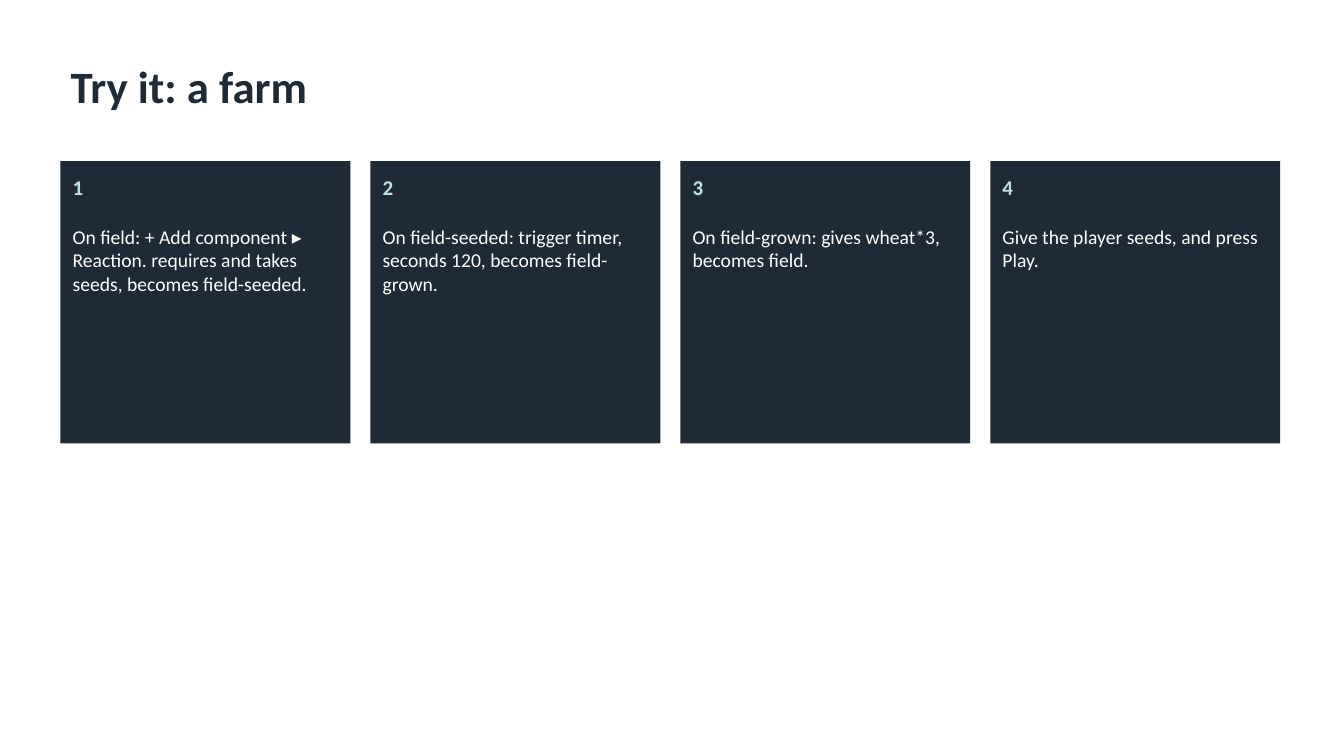
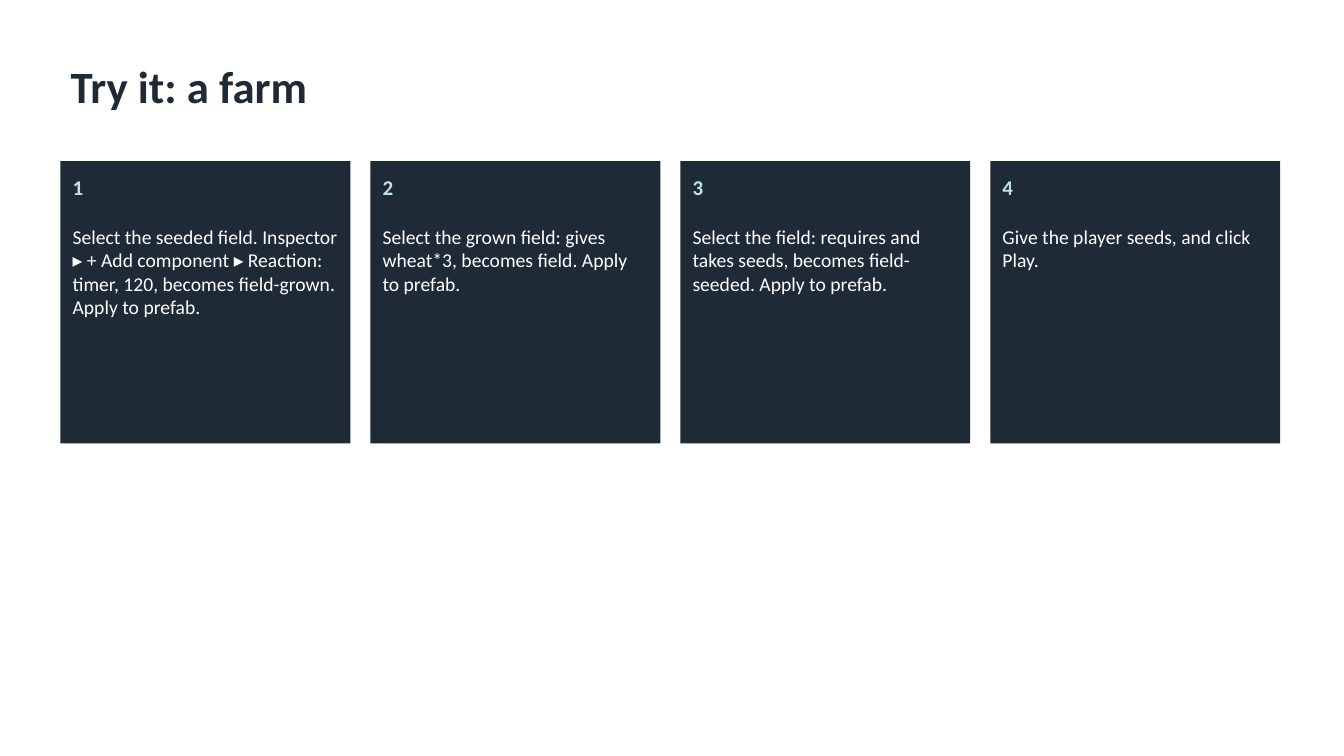
Before and after one commit to cuneyttyler/ai-gameengine-standalone, a slide deck: slide 26 of docs/manuals/AIGE-User-Guide.pptx. Drawn at 1344x756 pixels with LibreOffice and Linux fonts; fonts in the diff are those of the drawing. Boxes give left, top, right and bottom in pixels: in the first picture for what was removed or moved away, otherwise in the second. Text is boxed around its words. In the diff, an @@ line names an element or a change of style, - is before the commit and + after.

```diff
--- a/docs/manuals/AIGE-User-Guide.pptx
+++ b/docs/manuals/AIGE-User-Guide.pptx
@@ text at (73,230,337,317): text changed @@
-On field: + Add component ▸ Reaction. requires and takes seeds, becomes field-seeded.
+Select the seeded field. Inspector ▸ + Add component ▸ Reaction: timer, 120, becomes field-grown. Apply to prefab.
@@ text at (383,230,627,294): text changed @@
-On field-seeded: trigger timer, seconds 120, becomes field-grown.
+Select the grown field: gives wheat*3, becomes field. Apply to prefab.
@@ text at (693,230,920,294): text changed @@
-On field-grown: gives wheat*3, becomes field.
+Select the field: requires and takes seeds, becomes field-seeded. Apply to prefab.
@@ text at (1002,230,1251,270): text changed @@
-Give the player seeds, and press Play.
+Give the player seeds, and click Play.
```
Also in this commit, not shown: 5 other files.
